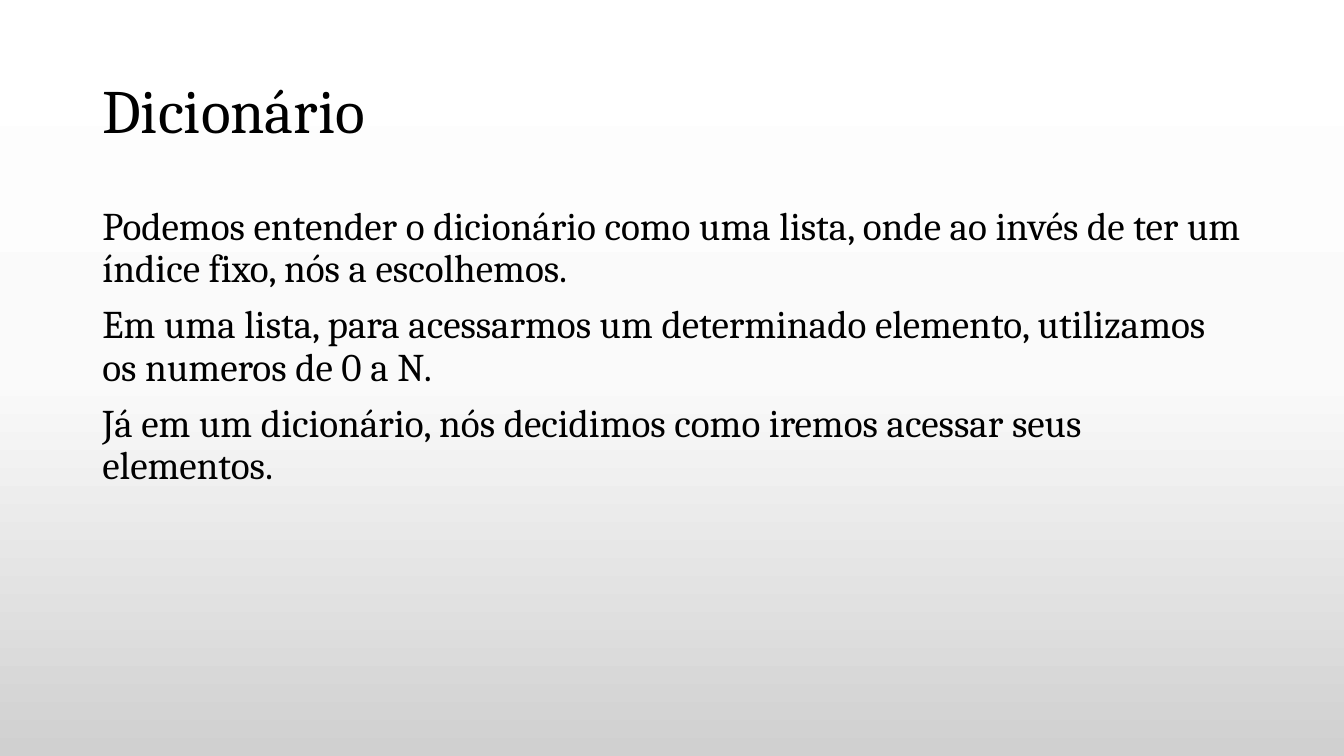
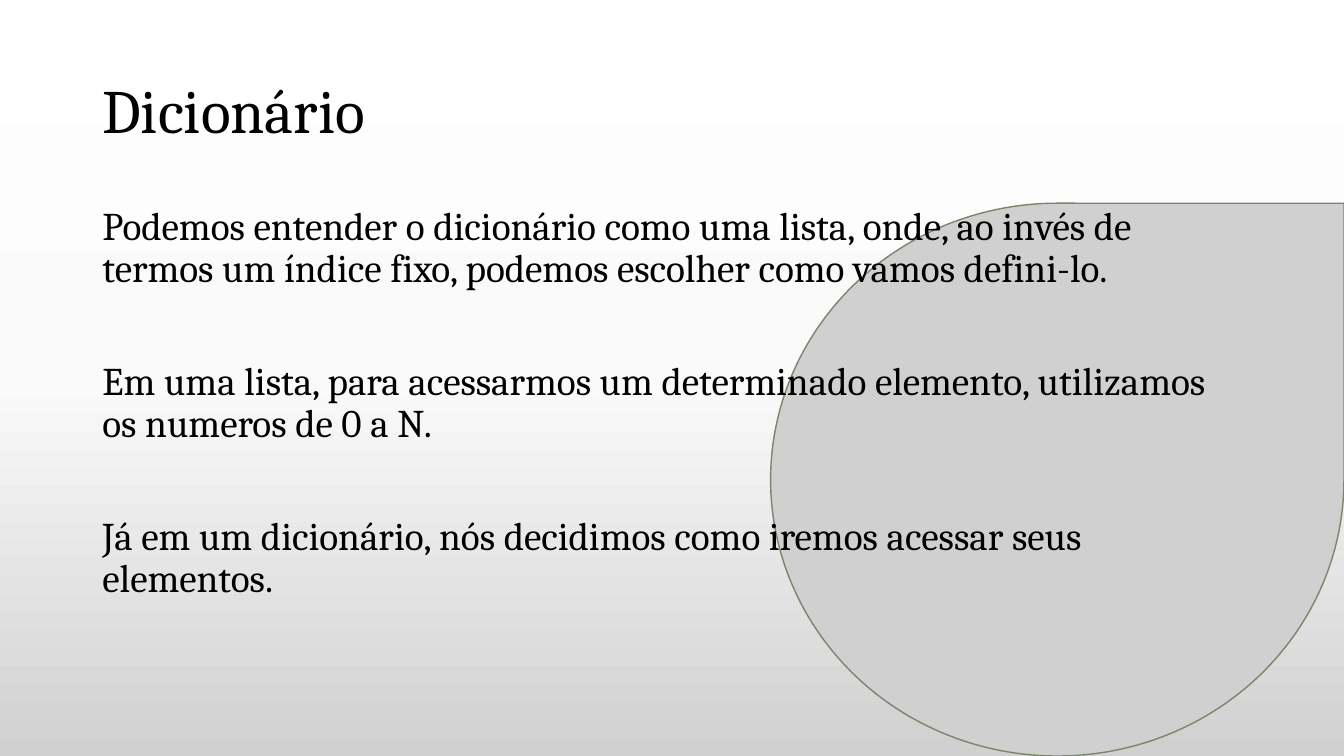
Before and after one commit to daniellygj/Fatec, a slide deck: slide 13 of 1º semestre/Revisões by danny/2º bimestre/Revisão Algoritmos.pptx. Drawn at 1344x756 pixels with LibreOffice and Linux fonts; fonts in the diff are those of the drawing; grey boxes stand for pictures; background and template pictures are left out. Boxes give left, top, right and bottom in pixels: in the first picture for what was removed or moved away, otherwise in the second. Text is boxed around its words. In the diff, an @@ line names an element or a change of style, - is before the commit and + after.

```diff
--- a/1º semestre/Revisões by danny/2º bimestre/Revisão Algoritmos.pptx
+++ b/1º semestre/Revisões by danny/2º bimestre/Revisão Algoritmos.pptx
@@ text at (x1=102, y1=204, x2=1132, y2=291): text changed @@
-Podemos entender o dicionário como uma lista, onde ao invés de ter um índice fixo, nós a escolhemos.
+Podemos entender o dicionário como uma lista, onde, ao invés de termos um índice fixo, podemos escolher como vamos defini-lo.
@@ picture added at (x1=771, y1=204, x2=1344, y2=756) @@
```
Also in this commit, not shown: 13 other slides changed, 1 slide added.
